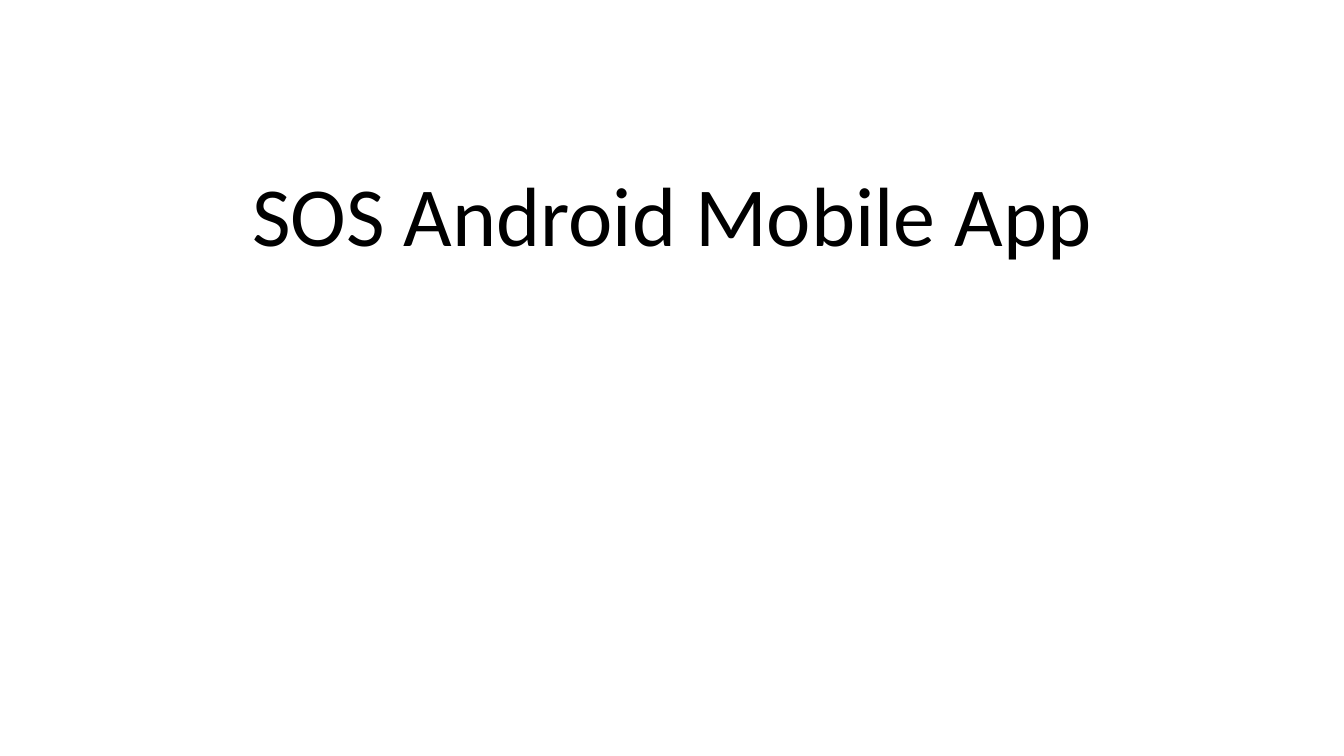
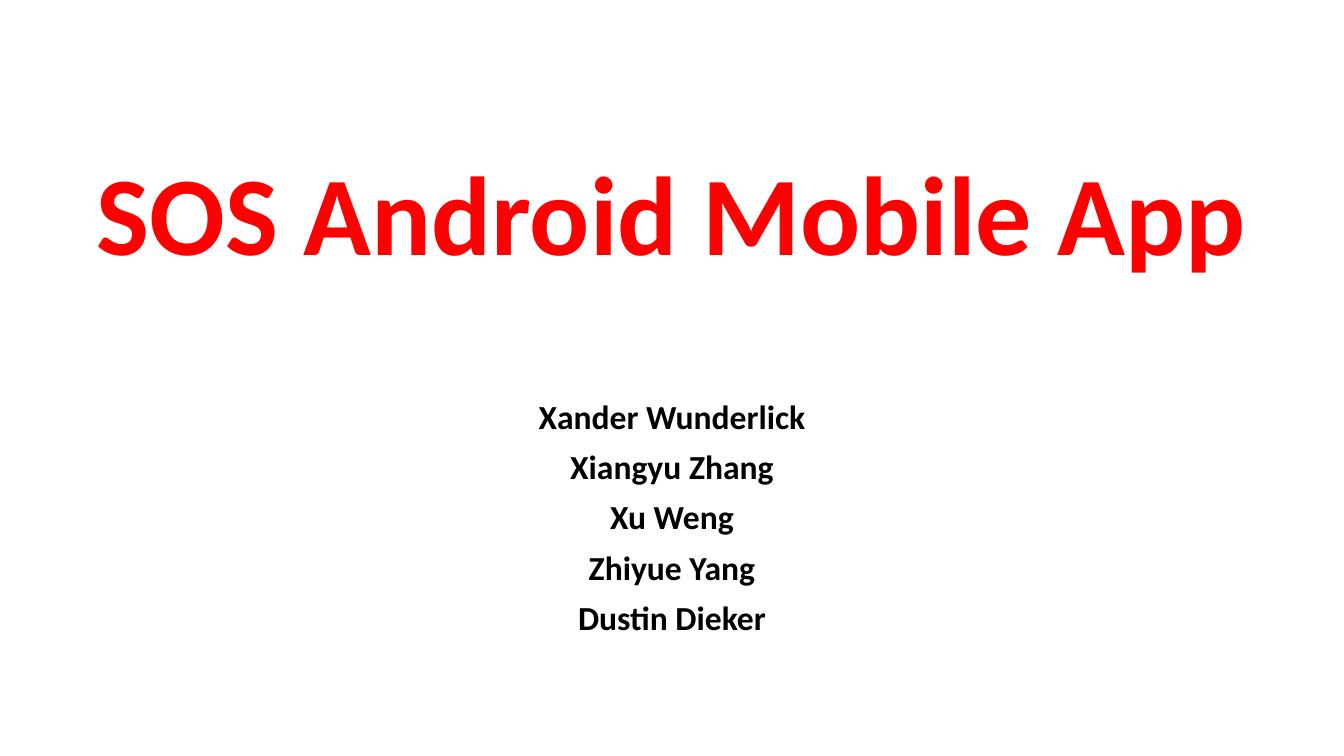
Before and after one commit to wengxu/CSE4471_SOS_App, a slide deck: slide 1 of StoryBoardSOS.pptx. Drawn at 1344x756 pixels with LibreOffice and Linux fonts; fonts in the diff are those of the drawing. Boxes give left, top, right and bottom in pixels: in the first picture for what was removed or moved away, otherwise in the second. Text is boxed around its words. In the diff, an @@ line names an element or a change of style, - is before the commit and + after.

```diff
--- a/StoryBoardSOS.pptx
+++ b/StoryBoardSOS.pptx
@@ text "SOS Android Mobile App": place and size @@
-text "SOS Android Mobile App" at [252, 187, 1092, 260]
+text "SOS Android Mobile App" at [97, 176, 1245, 273]
@@ text "SOS Android Mobile App" at [97, 176, 1245, 273]: size 60 to 80 pt, text colour #000000 to #FF0000, letter outline none to #000000 2 pt, bold on; line spacing 0.9 to 1; vertical alignment bottom to top @@
@@ subtitle added at [539, 405, 805, 631], 24 pt, text #000000, bold @@
+Xander Wunderlick
+Xiangyu Zhang
+Xu Weng
+Zhiyue Yang
+Dustin Dieker
```
Also in this commit, not shown: 3 slides added.
